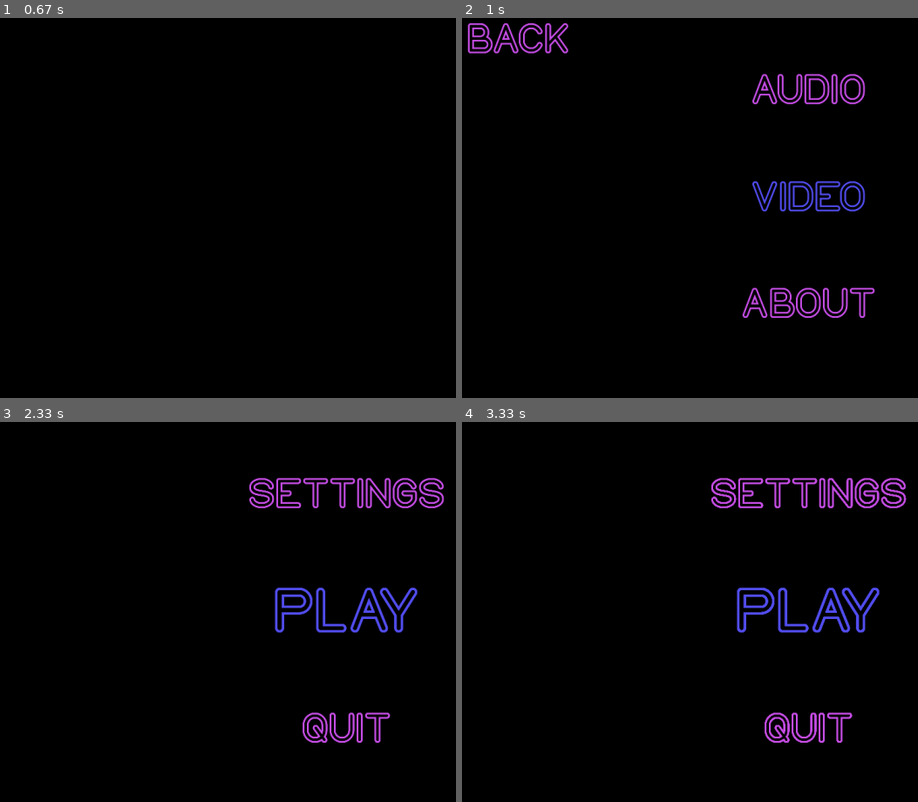
Above: before the commit, frames 1-4 (two rows, left to right).
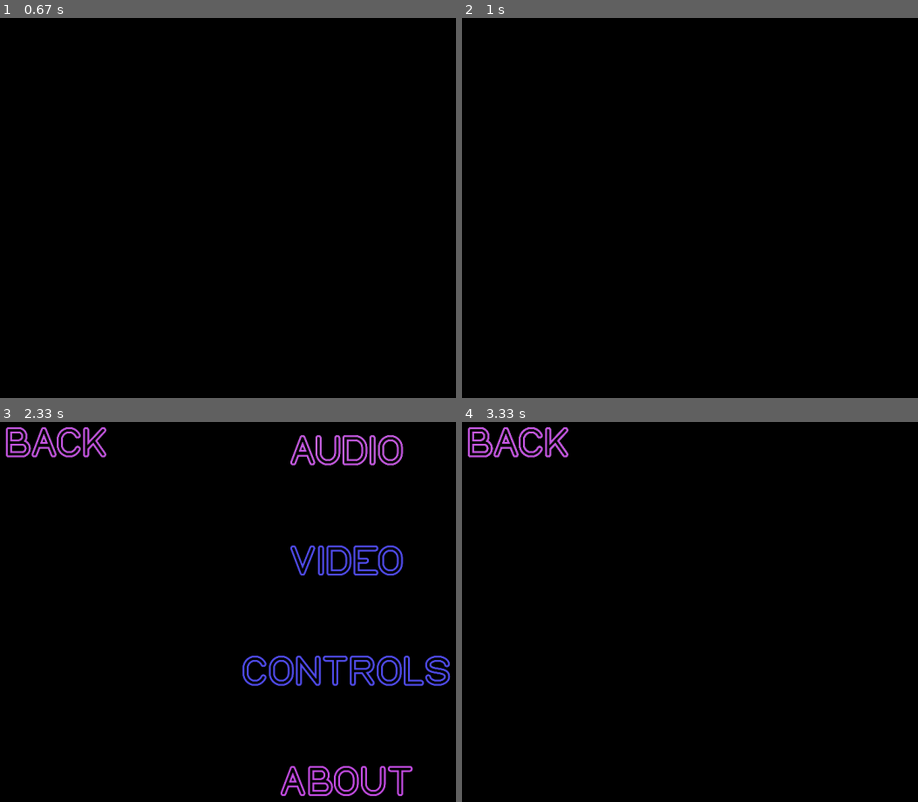
Above: after the commit, the same moments.

Repository: andrebtw/pygamegame
Game: pygame game, started from main.py
The game is run twice, just before and just after one commit, with the same random seed, the same clock (stepped at 60 frames per second) and the same inputs.
Inputs (mouse positions are in pixels of both pictures, inside the frame that each line leads up to):
- Up to frame 1 (0.67 s): click "SETTINGS" at 0.38 s
- Up to frame 2 (1 s): click (899, 246) at 0.88 s
- Up to frame 3 (2.33 s): press the mouse at (54, 444) at 1.2 s; move the mouse to (264, 498) at 1.3 s; release the mouse at (outside the picture) at 1.43 s; click "BACK" at 1.55 s; press the mouse at (54, 444) at 2.03 s; move the mouse to (328, 467) at 2.13 s; release the mouse at (outside the picture) at 2.27 s
- Up to frame 4 (3.33 s): press the mouse at (516, 444) at 2.37 s; move the mouse to (667, 608) at 2.47 s; release the mouse at (813, 775) at 2.6 s; press the mouse at (516, 444) at 2.7 s; move the mouse to (525, 467) at 2.8 s; release the mouse at (534, 494) at 2.93 s; press the mouse at (516, 444) at 3.03 s; move the mouse to (690, 505) at 3.13 s; release the mouse at (867, 570) at 3.27 s

Frame 1 is identical in both runs. In frame 2, 3.6% of the frame differs, in the area x 1-91%, y 1-79%; in frame 3, 8.8%, in the area x 1-99%, y 1-99%; in frame 4, 4.5%.

Commit message:
Update game.py
added control settings menu and aligned all the settings menu options

Diff:
--- a/game.py
+++ b/game.py
@@ -192,6 +192,53 @@
         main_clock.tick(fps)
 
 
+def controls_settings():
+    screen.fill((0,0,0))
+    running = True
+
+    ###Defining fonts###
+    neon_font_text = pygame.font.Font("files/assets/fonts/NEON GLOW.otf", scale_y(100))
+
+    ###Making the texts
+    back_text = neon_font_text.render("BACK", True, (purple1))
+
+    while running == True :
+        for event in pygame.event.get() :
+            if event.type == QUIT :
+                running = False
+
+            surface = pygame.display.get_surface() #get the surface of the current active display
+
+            ###Defining fonts positions on the screen###
+            back_text_pos = (scale_x(125), scale_y(75))
+
+            #Displaying the text
+            screen.blit(back_text,(back_text_pos))
+
+            ###Getting the rectangle position of each text###
+            back_text_rect = back_text.get_rect()
+            back_text_rect.x = scale_x(125)
+            back_text_rect.y = scale_y(75)
+
+            mouse_pos = pygame.mouse.get_pos() # Get mouse position
+
+            if back_text_rect.collidepoint(mouse_pos): # Check if position is in the rect
+                print("Back hovered")
+                back_text = neon_font_text.render("BACK", True, (white))
+            else:
+                back_text = neon_font_text.render("BACK", True, (purple1))
+
+
+            if event.type == pygame.MOUSEBUTTONUP:
+                if back_text_rect.collidepoint(mouse_pos):
+                    running = False
+                    settings()
+
+        pygame.display.update()
+        main_clock.tick(fps)
+
+
+
 
 def settings():
     screen.fill((0,0,0))
@@ -206,19 +253,21 @@
     video_text = neon_font_text.render("VIDEO", True, (blue1))
     about_text = neon_font_text.render("ABOUT", True, (purple1))
     back_text = neon_font_text.render("BACK", True, (purple1))
-
-    while running == True :
-        for event in pygame.event.get() :
-            if event.type == QUIT :
-                running = False
-
-
-            surface = pygame.display.get_surface() #get the surface of the current active display
-
-            ###Defining fonts positions on the screen###
-            audio_text_pos = (scale_x(960) - audio_text.get_width() // 2, scale_y(200))
-            video_text_pos = (scale_x(960) - video_text.get_width() // 2, scale_y(462))
-            about_text_pos = (scale_x(960) - about_text.get_width() // 2, scale_y(724))
+    controls_text = neon_font_text.render("CONTROLS", True, (blue1))
+
+    while running == True :
+        for event in pygame.event.get() :
+            if event.type == QUIT :
+                running = False
+
+
+            surface = pygame.display.get_surface() #get the surface of the current active display
+
+            ###Defining fonts positions on the screen###
+            audio_text_pos = (scale_x(960) - audio_text.get_width() // 2, scale_y(95))
+            video_text_pos = (scale_x(960) - video_text.get_width() // 2, scale_y(365))
+            controls_text_pos = (scale_x(960) - controls_text.get_width() // 2, scale_y(635))
+            about_text_pos = (scale_x(960) - about_text.get_width() // 2, scale_y(905))
             back_text_pos = (scale_x(125), scale_y(75))
 
             ###Displaying the texts###
@@ -226,24 +275,31 @@
             screen.blit(video_text,(video_text_pos))
             screen.blit(about_text,(about_text_pos))
             screen.blit(back_text,(back_text_pos))
+            screen.blit(controls_text,(controls_text_pos))
 
             ###Getting the rectangle position of each text###
             audio_text_rect = audio_text.get_rect()
             audio_text_rect.x = scale_x(960) - audio_text.get_width() // 2
-            audio_text_rect.y = scale_y(200)
+            audio_text_rect.y = scale_y(95)
 
             video_text_rect = video_text.get_rect()
             video_text_rect.x = scale_x(960) - video_text.get_width() // 2
-            video_text_rect.y = scale_y(462)
+            video_text_rect.y = scale_y(365)
+
+            controls_text_rect = controls_text.get_rect()
+            controls_text_rect.x = scale_x(960) - controls_text.get_width() // 2
+            controls_text_rect.y = scale_y(635)
 
             about_text_rect = about_text.get_rect()
             about_text_rect.x = scale_x(960) - about_text.get_width() // 2
-            about_text_rect.y = scale_y(724)
+            about_text_rect.y = scale_y(905)
+
 
             back_text_rect = back_text.get_rect()
             back_text_rect.x = scale_x(125)
             back_text_rect.y = scale_y(75)
 
+
             mouse_pos = pygame.mouse.get_pos() # Get mouse position
 
 
@@ -259,11 +315,19 @@
             else:
                 video_text = neon_font_text.render("VIDEO", True, (blue1))
 
+
+            if controls_text_rect.collidepoint(mouse_pos): # Check if position is in the rect
+                print("Controls hovered")
+                controls_text = neon_font_text.render("CONTROLS", True, (white))
+            else:
+                controls_text = neon_font_text.render("CONTROLS", True, (blue1))
+
             if about_text_rect.collidepoint(mouse_pos): # Check if position is in the rect
                 print("About hovered")
                 about_text = neon_font_text.render("ABOUT", True, (white))
             else:
                 about_text = neon_font_text.render("ABOUT", True, (purple1))
+
             if back_text_rect.collidepoint(mouse_pos): # Check if position is in the rect
                 print("Back hovered")
                 back_text = neon_font_text.render("BACK", True, (white))
@@ -271,6 +335,8 @@
                 back_text = neon_font_text.render("BACK", True, (purple1))
 
 
+
+
             if event.type == pygame.MOUSEBUTTONUP:
                 if audio_text_rect.collidepoint(mouse_pos):
                     running = False
@@ -280,9 +346,14 @@
                     running = False
                     video_settings()
 
+                if controls_text_rect.collidepoint(mouse_pos):
+                    running = False
+                    controls_settings()
+
                 if about_text_rect.collidepoint(mouse_pos):
                     running = False
                     about_settings()
+
 
                 if back_text_rect.collidepoint(mouse_pos):
                     running = False
